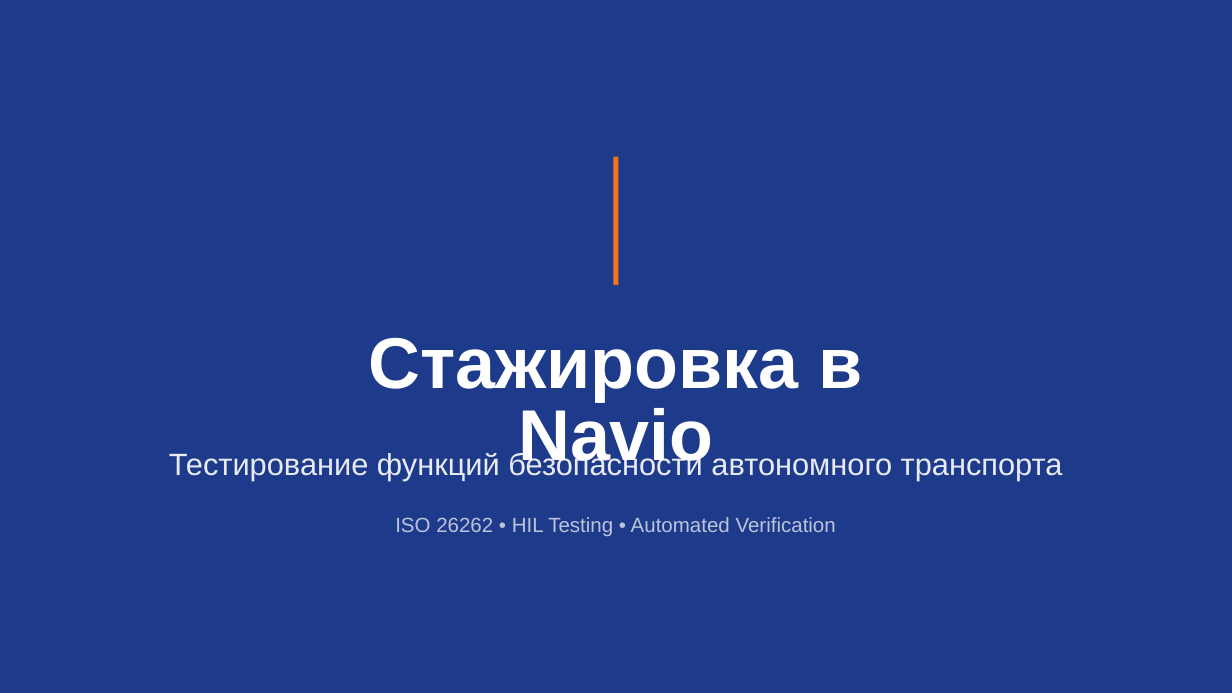
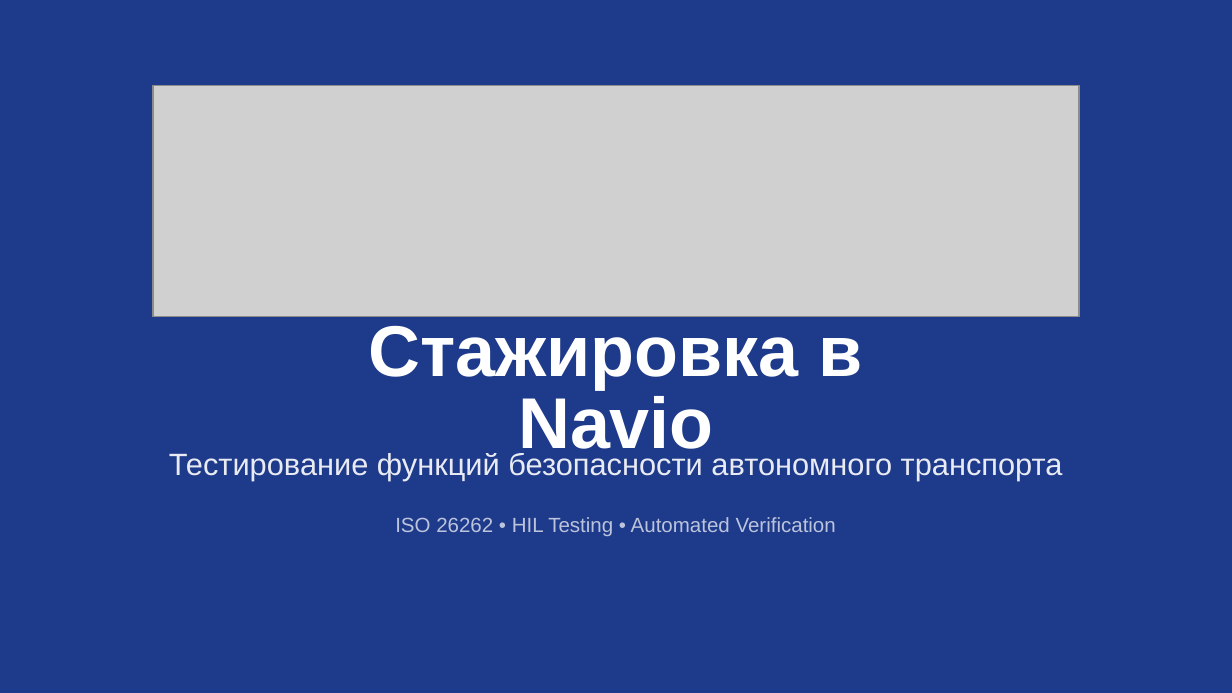
Before and after one commit to epostoev/Intern, a slide deck: slide 1 of src/navio-internship.pptx. Drawn at 1232x693 pixels with LibreOffice and Linux fonts; fonts in the diff are those of the drawing; grey boxes stand for pictures. Boxes give left, top, right and bottom in pixels: in the first picture for what was removed or moved away, otherwise in the second. Text is boxed around its words. In the diff, an @@ line names an element or a change of style, - is before the commit and + after.

```diff
--- a/src/navio-internship.pptx
+++ b/src/navio-internship.pptx
@@ picture added at (153,85,1079,317) @@
@@ rectangle removed at (614,156,618,285) @@
@@ text "Стажировка в Navio": place and size @@
-text "Стажировка в Navio" at (369,337,863,473)
+text "Стажировка в Navio" at (369,325,863,462)
```
Also in this commit, not shown: 1 other slide changed, 2 other files.
